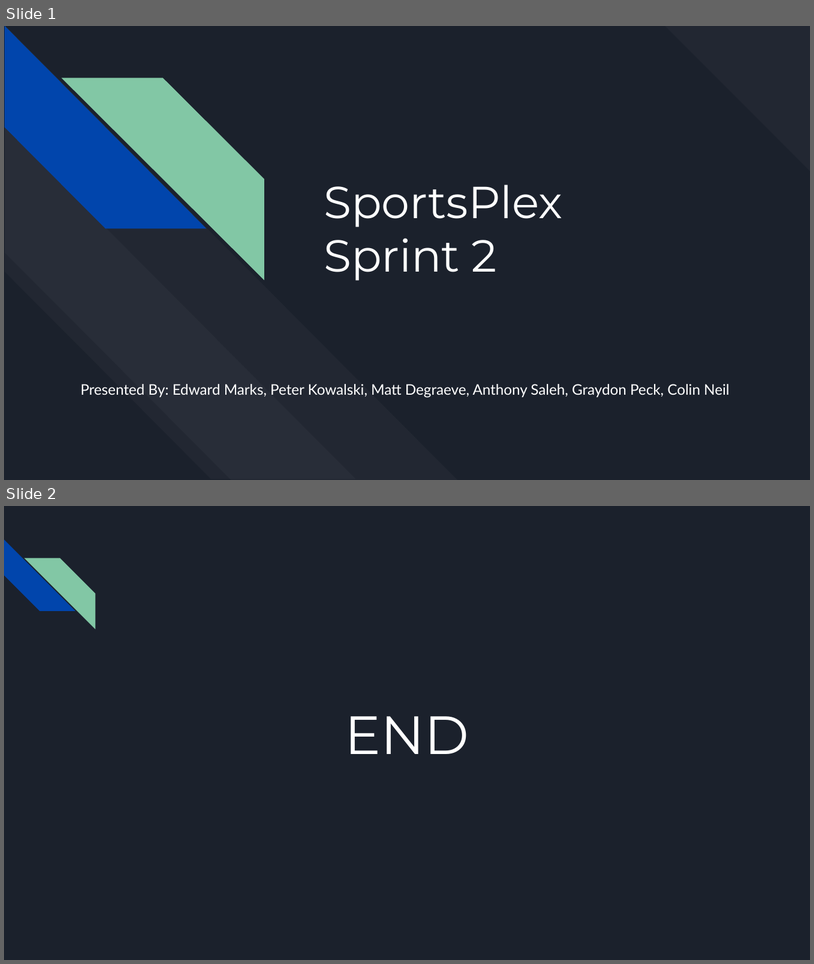
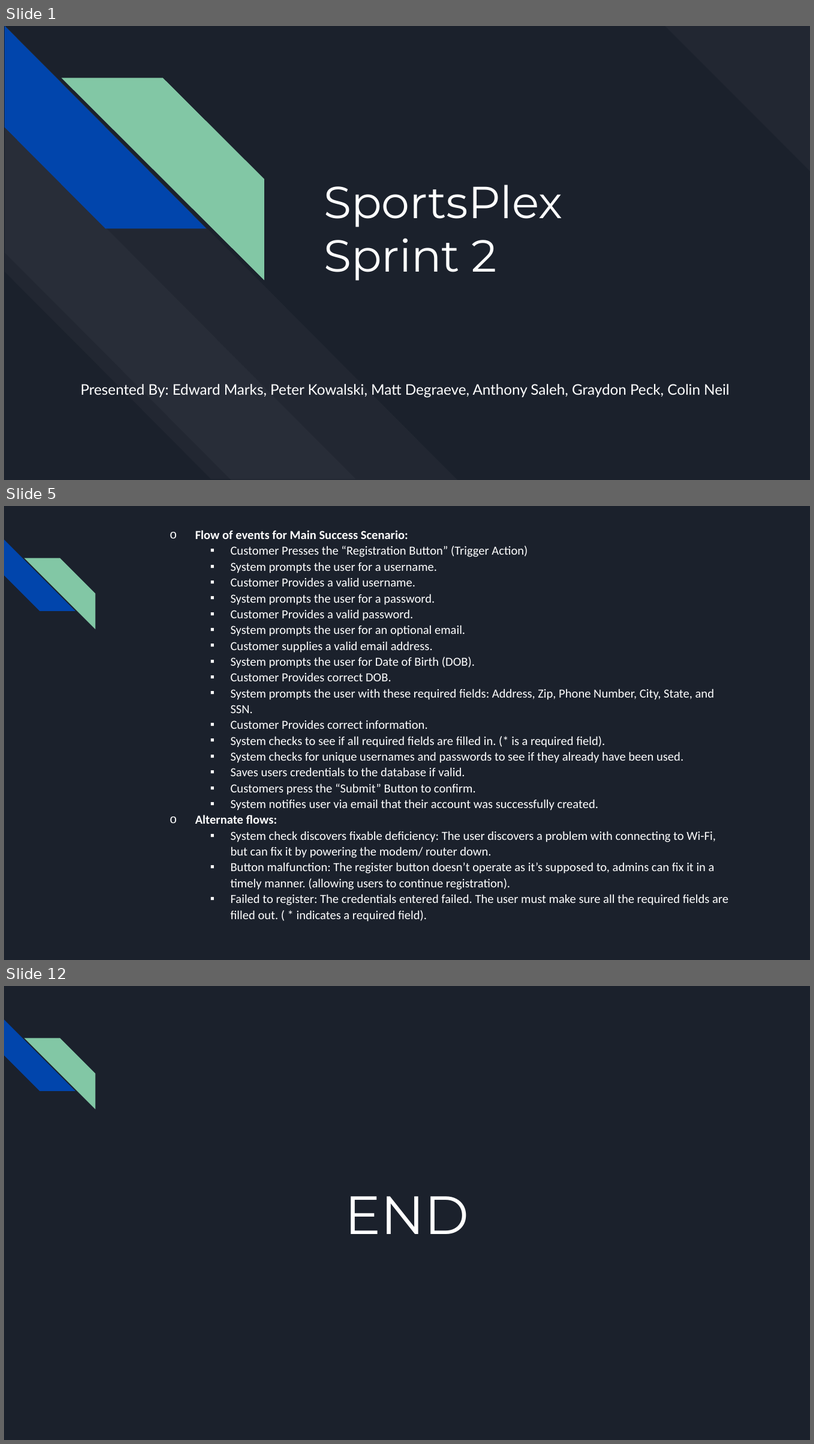
Before and after one commit to GraydonPeck/CSI4999Project, a slide deck: Documentation/4999 - Sprint2.pptx. Shown one above the other, each under a label of ours: slides 1 and 2 before the commit, slides 1, 5 and 12 after it; the slides between them are not shown. The pictures are 814x964 and 814x1444 pixels, drawn with LibreOffice and Linux fonts; fonts in the diff are those of the drawing. Boxes give left, top, right and bottom in pixels: in the first picture for what was removed or moved away, otherwise in the second. Text is boxed around its words. In the diff, an @@ line names an element or a change of style, - is before the commit and + after.

```diff
--- a/Documentation/4999 - Sprint2.pptx
+++ b/Documentation/4999 - Sprint2.pptx
@@ slide 5 added at <box>4,506,810,960</box>, background #1B212C; not listed: 2 template elements that a slide beside it also shows @@
@@ text added at <box>195,530,729,921</box>, 11 pt, text #FFFFFF @@
+  o Flow of events for Main Success Scenario:
+    ▪ Customer Presses the “Registration Button” (Trigger Action)
+    ▪ System prompts the user for a username.
+    ▪ Customer Provides a valid username.
+    ▪ System prompts the user for a password.
+    ▪ Customer Provides a valid password.
+    ▪ System prompts the user for an optional email.
+    ▪ Customer supplies a valid email address.
+    ▪ System prompts the user for Date of Birth (DOB).
+    ▪ Customer Provides correct DOB.
+    ▪ System prompts the user with these required fields: Address, Zip, Phone Number, City, State, and SSN.
+    ▪ Customer Provides correct information.
+    ▪ System checks to see if all required fields are filled in. (* is a required field).
+    ▪ System checks for unique usernames and passwords to see if they already have been used.
+    ▪ Saves users credentials to the database if valid.
+    ▪ Customers press the “Submit” Button to confirm.
+    ▪ System notifies user via email that their account was successfully created.
+  o Alternate flows:
+    ▪ System check discovers fixable deficiency: The user discovers a problem with connecting to Wi-Fi, but can fix it by powering the modem/ router down.
+    ▪ Button malfunction: The register button doesn’t operate as it’s supposed to, admins can fix it in a timely manner. (allowing users to continue registration).
+    ▪ Failed to register: The credentials entered failed. The user must make sure all the required fields are filled out. ( * indicates a required field).
@@ what was slide 2 is now slide 12 @@
```
Also in this commit, not shown: 9 other slides added, 2 other files.
